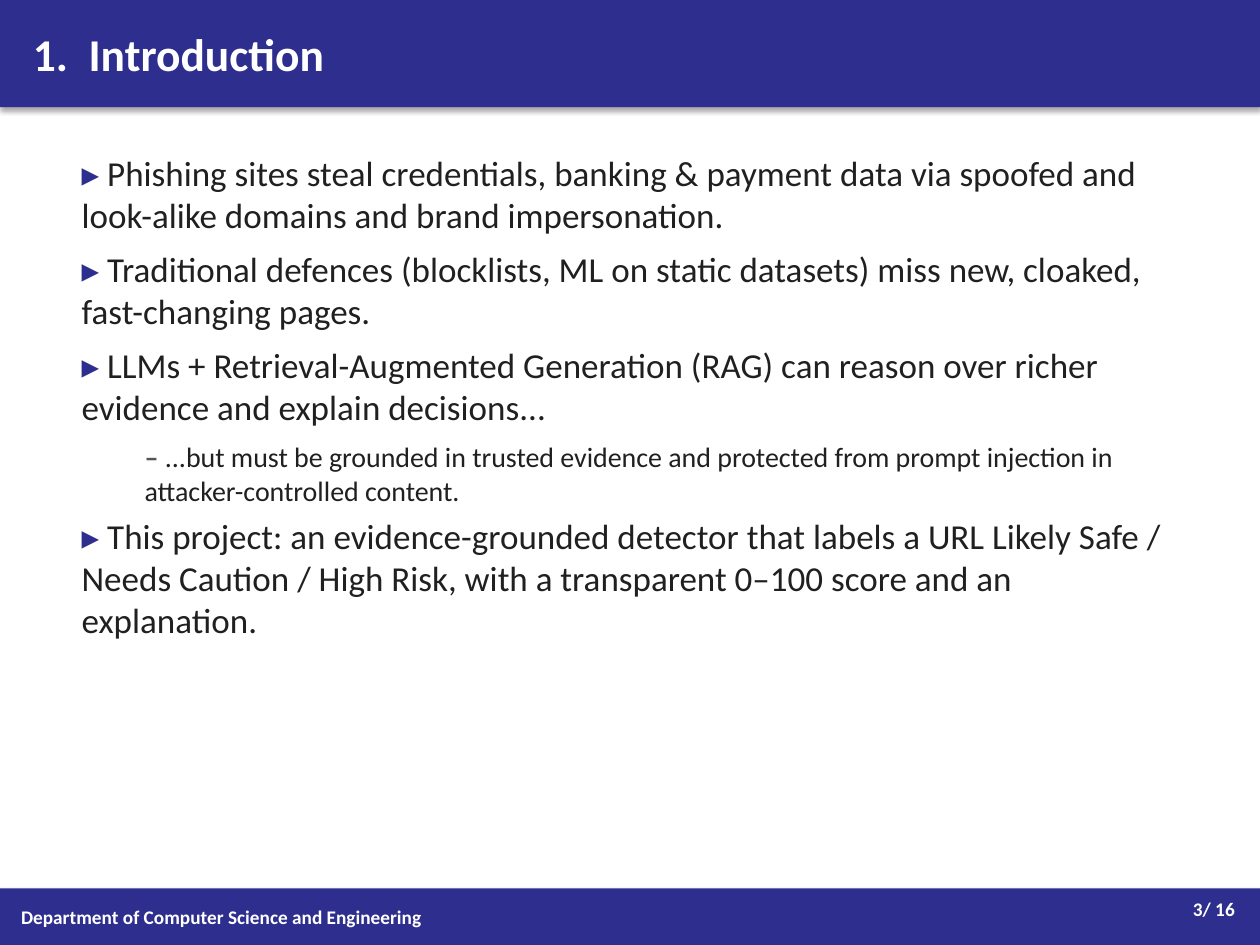
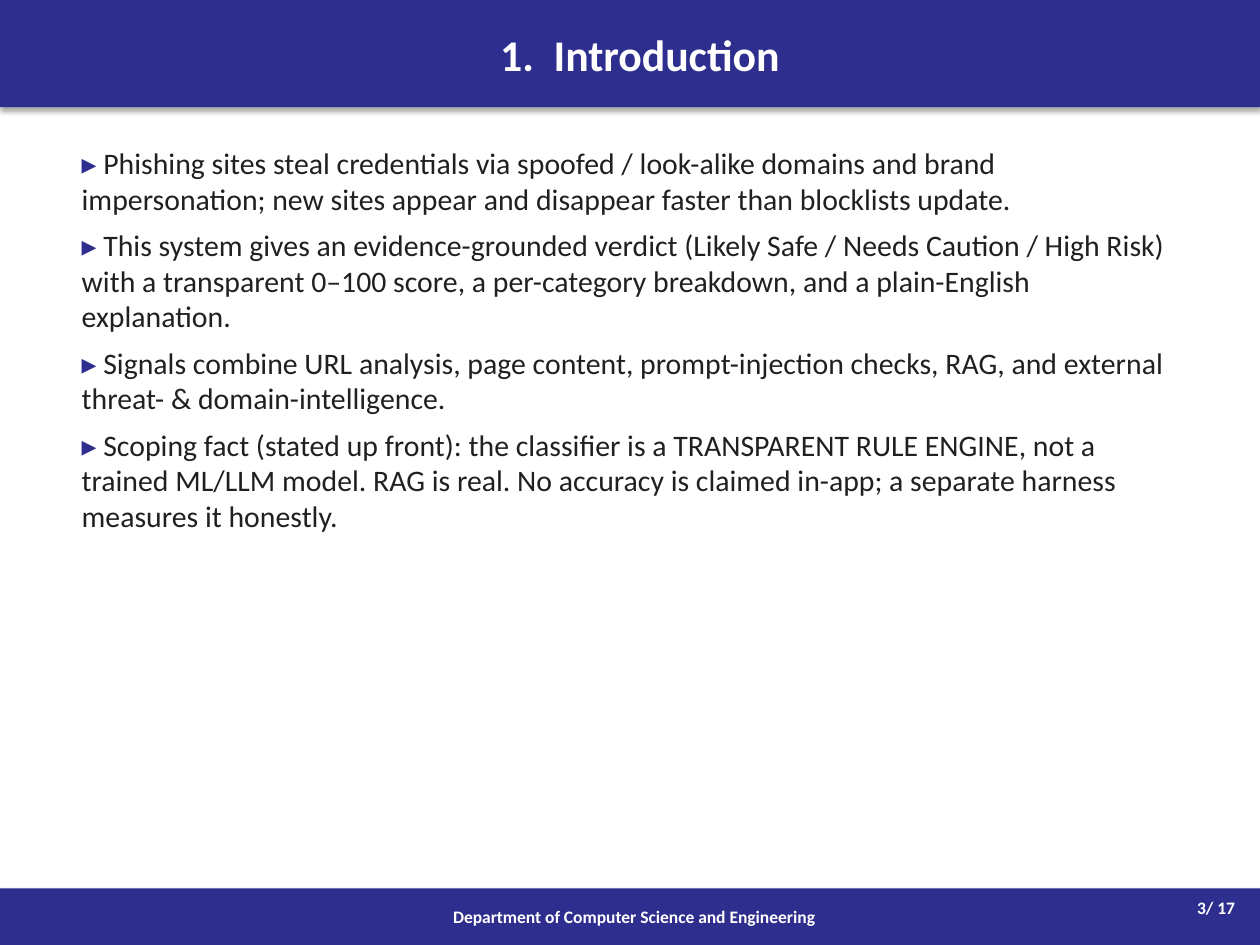
Before and after one commit to Advityaa/fake-url-detection, a slide deck: slide 3 of Project_Progress_Presentation.pptx. Drawn at 1260x945 pixels with LibreOffice and Linux fonts; fonts in the diff are those of the drawing. Boxes give left, top, right and bottom in pixels: in the first picture for what was removed or moved away, otherwise in the second. Text is boxed around its words. In the diff, an @@ line names an element or a change of style, - is before the commit and + after.

```diff
--- a/Project_Progress_Presentation.pptx
+++ b/Project_Progress_Presentation.pptx
@@ rectangle "1. Introduction" at box(0, 0, 1260, 107): size 26 to 25 pt; alignment left to centre @@
@@ text at box(82, 153, 1163, 532): text changed; size 20 to 17 pt @@
-▸ Phishing sites steal credentials, banking & payment data via spoofed and look-alike domains and brand impersonation.
-▸ Traditional defences (blocklists, ML on static datasets) miss new, cloaked, fast-changing pages.
-▸ LLMs + Retrieval-Augmented Generation (RAG) can reason over richer evidence and explain decisions...
-  – ...but must be grounded in trusted evidence and protected from prompt injection in attacker-controlled content.
-▸ This project: an evidence-grounded detector that labels a URL Likely Safe / Needs Caution / High Risk, with a transparent 0–100 score and an explanation.
+▸ Phishing sites steal credentials via spoofed / look-alike domains and brand impersonation; new sites appear and disappear faster than blocklists update.
+▸ This system gives an evidence-grounded verdict (Likely Safe / Needs Caution / High Risk) with a transparent 0–100 score, a per-category breakdown, and a plain-English explanation.
+▸ Signals combine URL analysis, page content, prompt-injection checks, RAG, and external threat- & domain-intelligence.
+▸ Scoping fact (stated up front): the classifier is a TRANSPARENT RULE ENGINE, not a trained ML/LLM model. RAG is real. No accuracy is claimed in-app; a separate harness measures it honestly.
@@ rectangle "Department of Computer Science and ..." at box(0, 888, 1260, 945): size 11 to 10 pt; alignment left to centre @@
@@ text at box(1197, 901, 1235, 915): text changed; size 11 to 10 pt @@
-3/ 16
+3/ 17
```
Also in this commit, not shown: 9 other slides changed, 7 slides added, 6 slides removed, 3 other files.
